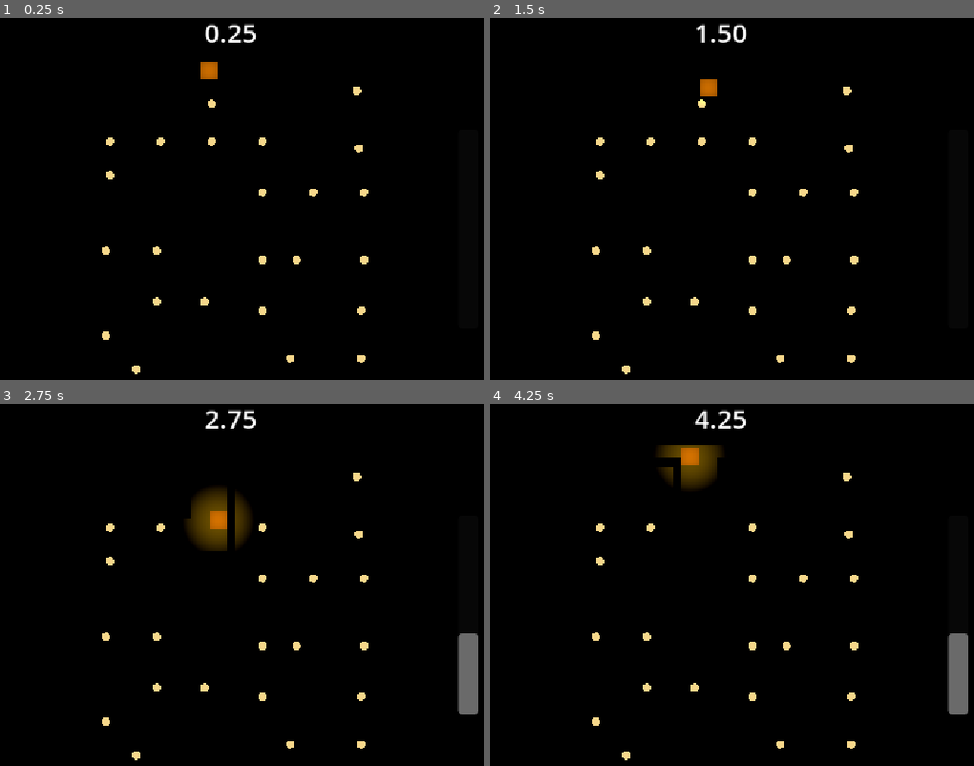
Above: before the commit, frames 1-4 (two rows, left to right).
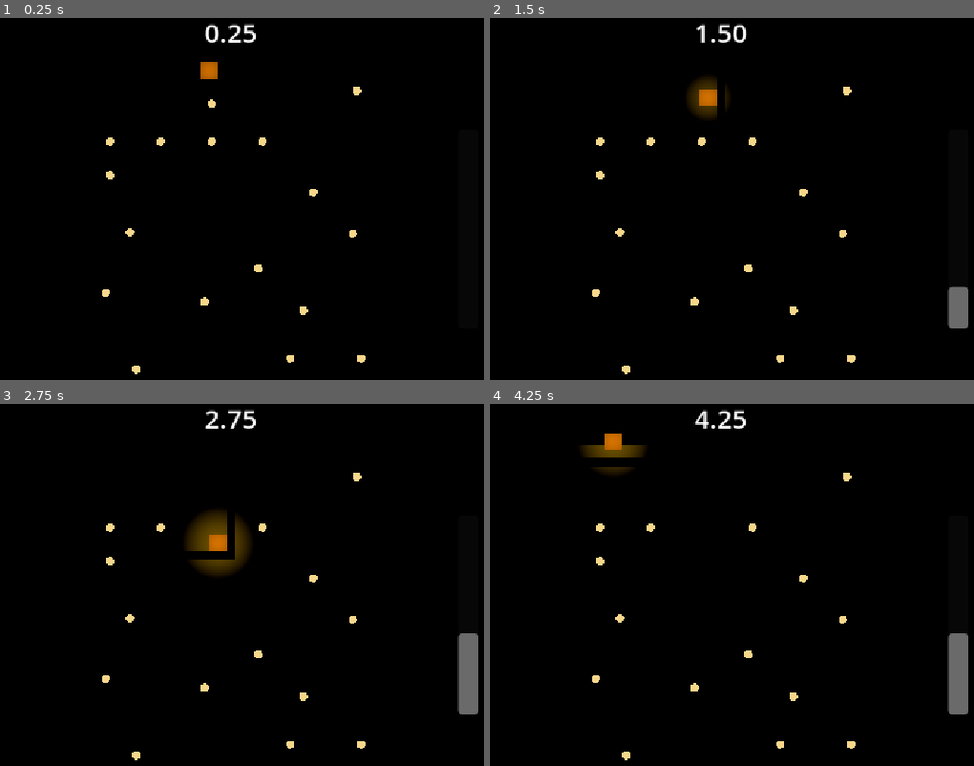
Above: after the commit, the same moments.

Repository: danijmoss/LightMaze
Game: Godot game, scene res://Scenes/main.tscn
Same seed, same stepped clock (60 frames per second), same inputs: the game is played once before the commit and once after it.
Inputs:
- Up to frame 1 (0.25 s): no input
- Up to frame 2 (1.5 s): hold Right (ui_right) 0.53-1.28 s; hold Down (ui_down) from 1.28 s (still down)
- Up to frame 3 (2.75 s): release Down (ui_down) at 2.03 s; hold Right (ui_right) from 2.03 s (still down)
- Up to frame 4 (4.25 s): release Right (ui_right) at 2.78 s; hold Up (ui_up) 2.78-3.53 s; hold Left (ui_left) from 3.53 s (still down)

The runs differ from the first frame. In frame 1, 0.5% of the frame differs, in the area x 21-77%, y 35-89%; in frame 2, 1.6%; in frame 3, 2.4%, in the area x 21-77%, y 23-89%; in frame 4, 2.3%.

Commit message:
Changed sparkles

Diff:
--- a/Scenes/main.tscn
+++ b/Scenes/main.tscn
@@ -283,9 +283,10 @@
 anchor_top = 1.0
 anchor_right = 0.5
 anchor_bottom = 1.0
-offset_left = -26.5
-offset_top = -23.0
-offset_right = 26.5
+offset_left = -53.0
+offset_top = -597.0
+offset_right = 53.0
+offset_bottom = -552.0
 grow_horizontal = 2
 grow_vertical = 0
 theme_override_font_sizes/font_size = 32
@@ -326,9 +327,6 @@
 [node name="Sparkle6" parent="." unique_id=1298096949 instance=ExtResource("5_kry3j")]
 transform = Transform3D(1, 0, 0, 0, 1, 0, 0, 0, 1, -7.145, 1, -3.1700478)
 
-[node name="Sparkle7" parent="." unique_id=1923639833 instance=ExtResource("5_kry3j")]
-transform = Transform3D(1, 0, 0, 0, 1, 0, 0, 0, 1, 1.855, 1, -2.1700478)
-
 [node name="Sparkle8" parent="." unique_id=885200311 instance=ExtResource("5_kry3j")]
 transform = Transform3D(1, 0, 0, 0, 1, 0, 0, 0, 1, 1.855, 1, -5.1700478)
 
@@ -336,49 +334,31 @@
 transform = Transform3D(1, 0, 0, 0, 1, 0, 0, 0, 1, 4.855, 1, -2.1700478)
 
 [node name="Sparkle10" parent="." unique_id=1636389150 instance=ExtResource("5_kry3j")]
-transform = Transform3D(1, 0, 0, 0, 1, 0, 0, 0, 1, 7.855, 1, -2.1700478)
+transform = Transform3D(1, 0, 0, 0, 1, 0, 0, 0, 1, 7.1907125, 1, 0.2757349)
 
 [node name="Sparkle11" parent="." unique_id=707029950 instance=ExtResource("5_kry3j")]
-transform = Transform3D(1, 0, 0, 0, 1, 0, 0, 0, 1, 7.855, 1, 1.8299522)
-
-[node name="Sparkle12" parent="." unique_id=1242384883 instance=ExtResource("5_kry3j")]
-transform = Transform3D(1, 0, 0, 0, 1, 0, 0, 0, 1, 3.855, 1, 1.8299522)
-
-[node name="Sparkle13" parent="." unique_id=1230386400 instance=ExtResource("5_kry3j")]
-transform = Transform3D(1, 0, 0, 0, 1, 0, 0, 0, 1, 1.855, 1, 1.8299522)
-
-[node name="Sparkle14" parent="." unique_id=1621069811 instance=ExtResource("5_kry3j")]
-transform = Transform3D(1, 0, 0, 0, 1, 0, 0, 0, 1, 1.855, 1, 4.8299522)
+transform = Transform3D(1, 0, 0, 0, 1, 0, 0, 0, 1, 1.6046677, 1, 2.3130698)
 
 [node name="Sparkle15" parent="." unique_id=407029628 instance=ExtResource("5_kry3j")]
 transform = Transform3D(1, 0, 0, 0, 1, 0, 0, 0, 1, -1.5639186, 1, 4.2849073)
 
-[node name="Sparkle16" parent="." unique_id=528103808 instance=ExtResource("5_kry3j")]
-transform = Transform3D(1, 0, 0, 0, 1, 0, 0, 0, 1, -4.3882422, 1, 4.2849073)
-
 [node name="Sparkle17" parent="." unique_id=2045532149 instance=ExtResource("5_kry3j")]
-transform = Transform3D(1, 0, 0, 0, 1, 0, 0, 0, 1, -4.3882422, 1, 1.2849073)
+transform = Transform3D(1, 0, 0, 0, 1, 0, 0, 0, 1, -5.9583735, 1, 0.1978941)
 
 [node name="Sparkle18" parent="." unique_id=2087737974 instance=ExtResource("5_kry3j")]
-transform = Transform3D(1, 0, 0, 0, 1, 0, 0, 0, 1, -7.3882422, 1, 1.2849073)
-
-[node name="Sparkle19" parent="." unique_id=1480052354 instance=ExtResource("5_kry3j")]
-transform = Transform3D(1, 0, 0, 0, 1, 0, 0, 0, 1, -7.3882422, 1, 6.2849073)
+transform = Transform3D(1, 0, 0, 0, 1, 0, 0, 0, 1, -7.3882422, 1, 3.7608838)
 
 [node name="Sparkle20" parent="." unique_id=1605575290 instance=ExtResource("5_kry3j")]
 transform = Transform3D(1, 0, 0, 0, 1, 0, 0, 0, 1, -5.5864406, 1, 8.284907)
 
 [node name="Sparkle21" parent="." unique_id=1100154201 instance=ExtResource("5_kry3j")]
-transform = Transform3D(1, 0, 0, 0, 1, 0, 0, 0, 1, 7.6748185, 1, 4.798422)
+transform = Transform3D(1, 0, 0, 0, 1, 0, 0, 0, 1, 4.2628007, 1, 4.798422)
 
 [node name="Sparkle22" parent="." unique_id=406368748 instance=ExtResource("5_kry3j")]
 transform = Transform3D(1, 0, 0, 0, 1, 0, 0, 0, 1, 7.6748185, 1, 7.6227446)
 
 [node name="Sparkle23" parent="." unique_id=112885389 instance=ExtResource("5_kry3j")]
 transform = Transform3D(1, 0, 0, 0, 1, 0, 0, 0, 1, 3.512652, 1, 7.6227446)
-
-[node name="Sparkle24" parent="." unique_id=1597081247 instance=ExtResource("5_kry3j")]
-transform = Transform3D(1, 0, 0, 0, 1, 0, 0, 0, 1, 7.557696, 1, -4.77365)
 
 [node name="WorldEnvironment" type="WorldEnvironment" parent="." unique_id=832905336]
 environment = SubResource("Environment_xwulq")
--- a/Scripts/player.gd
+++ b/Scripts/player.gd
@@ -1,7 +1,7 @@
 extends CharacterBody3D
 
 
-const SPEED = 5.0
+const SPEED = 8.0
 
 signal sparkles_collected(count)
 var sparkles := 0
